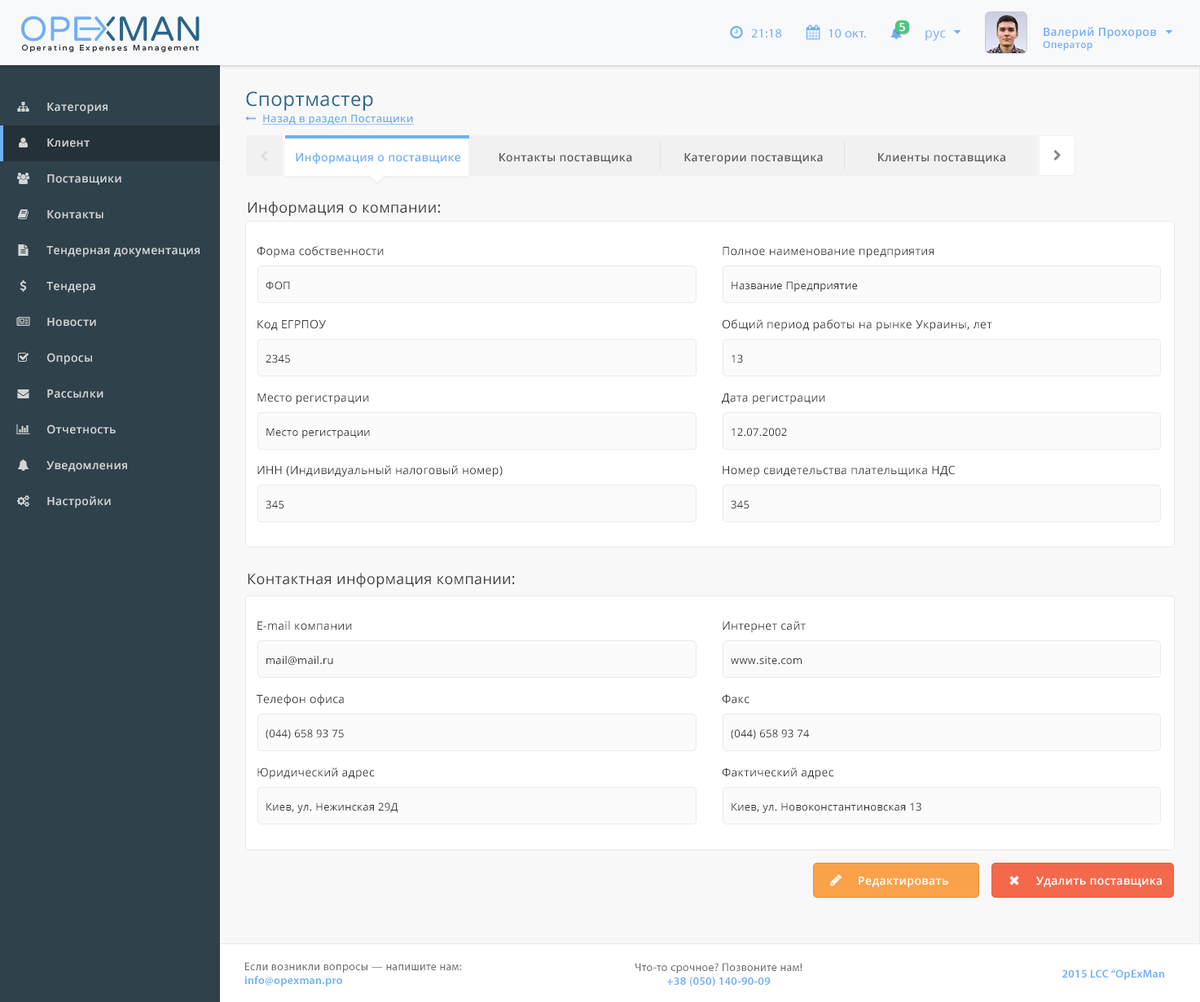
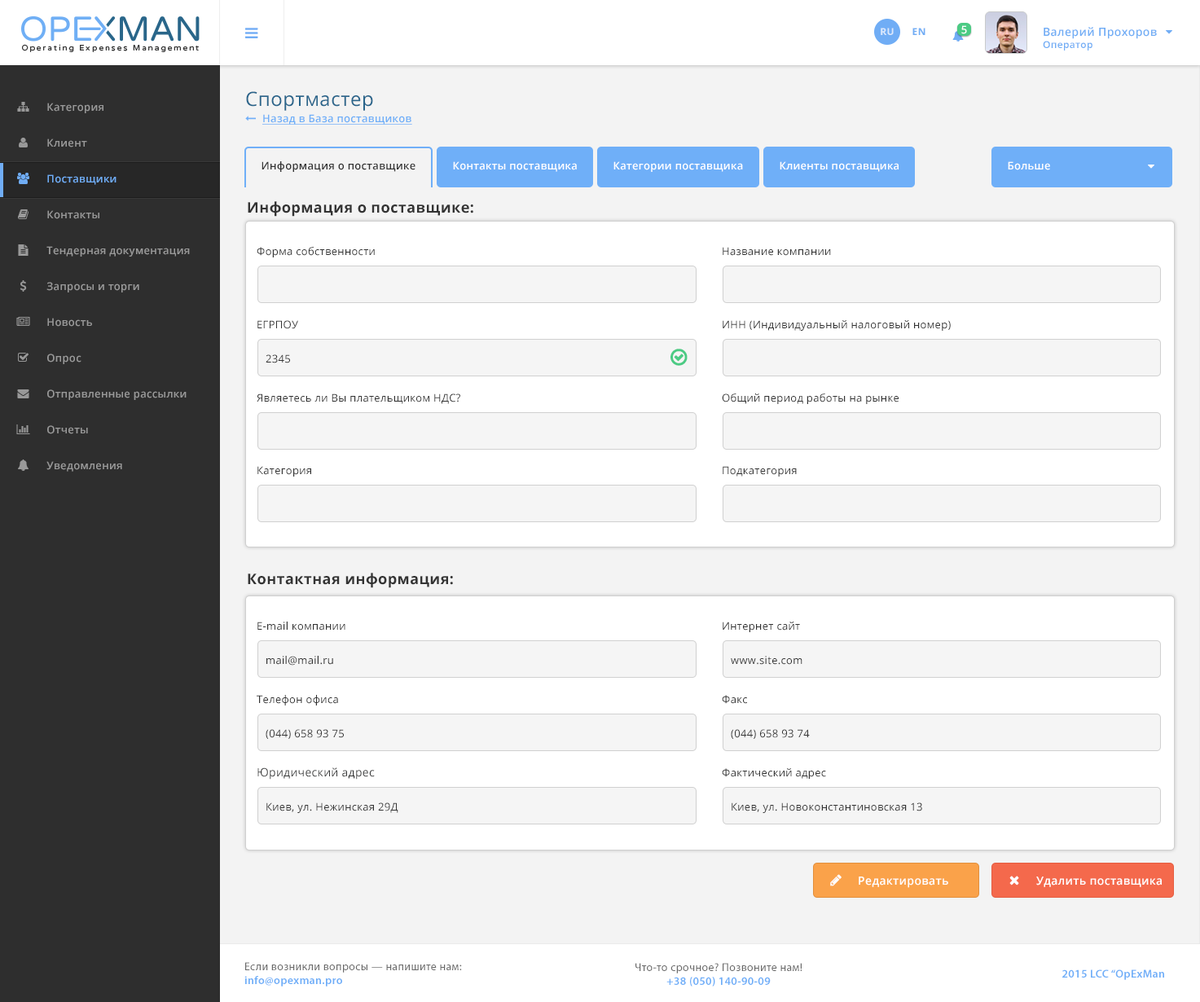
Two versions of the same layered image (1200 × 1002). Layer-by-layer changes:
hid (unnamed layer) (1st of 21), moved it out of group "calendar", painted on it over [670, 24, 821, 366]
moved (unnamed layer) (2nd of 21) out of group "clock", painted on it over [670, 25, 744, 366]
added group "menu" with 55 layers above "header" over [0, 65, 221, 1002]
moved (unnamed layer) (4th of 21, in "menu" › "11") into group "11", painted on it over [17, 94, 1073, 472]
moved (unnamed layer) (5th of 21, in "menu" › "10") into group "10", painted on it over [16, 149, 1062, 435]
moved (unnamed layer) (6th of 21, in "menu" › "9") into group "9", painted on it over [17, 150, 269, 399]
moved (unnamed layer) (7th of 21, in "menu" › "8") into group "8", painted on it over [17, 156, 1057, 362]
moved "Rectangle 1 copy 3" into group "menu", painted on it over [0, 65, 221, 1002]
moved "header" above "button edit" over [0, 0, 1200, 71]
moved (unnamed layer) (17th of 21, in "header") into group "header", painted on it over [17, 27, 259, 256]
moved "Rectangle 10" into group "header", painted on it over [219, 0, 469, 177]
painted on "Rectangle 1 copy" over [0, 0, 1200, 66]
moved "tabs" above "Назад в База поставщиков" over [230, 135, 1178, 199]
moved (unnamed layer) (21st of 21, in "tabs" › "more") into group "more", painted on it over [17, 164, 1155, 220]
renamed "Rounded Rectangle 5" to "Rounded Rectangle 16", hid it, painted on it over [246, 135, 1178, 186]
painted on "Rounded Rectangle 5 copy 5" (1st of 2, in "1") over [257, 484, 697, 523]
painted on "Rounded Rectangle 5 copy 5" (2nd of 2, in "1") over [722, 484, 1162, 523]
painted on "Rounded Rectangle 6" (1st of 2, in "1") over [245, 220, 1176, 548]
painted on "Rounded Rectangle 6" (2nd of 2, in "2") over [245, 595, 1176, 851]
removed group "manu" (50 layers) over [0, 65, 221, 1002]
painted on "Rectangle 3" over [206, 57, 1200, 944]
…and 130 more changes (14 added, 75 painted, 29 removed, 15 renamed, 25 stack, 1 visibility)
